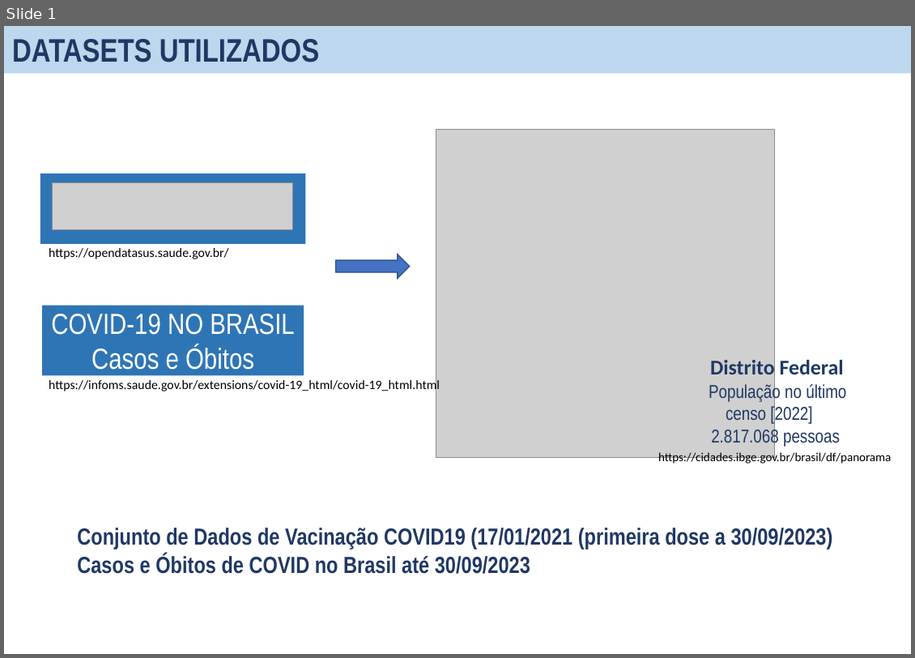
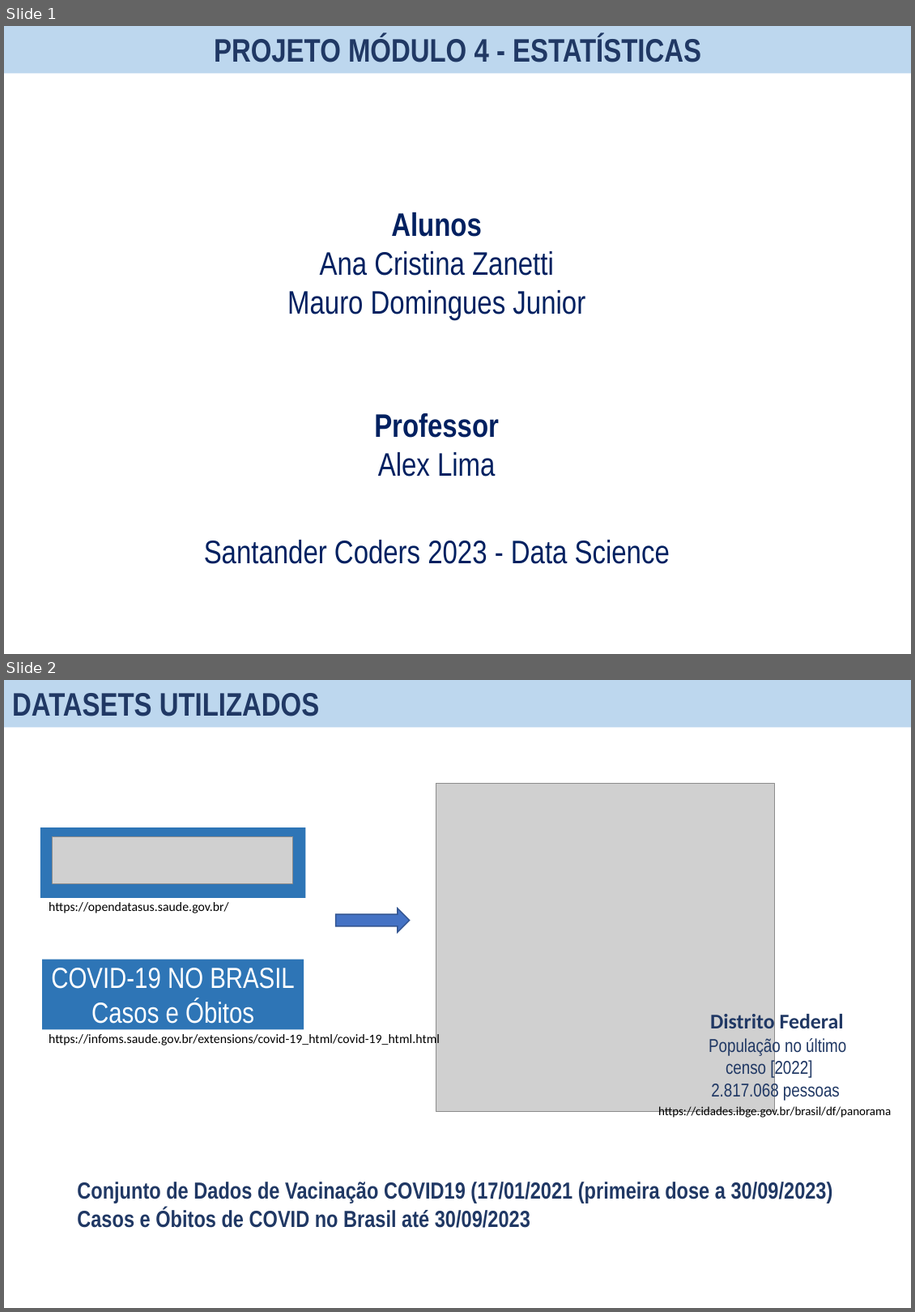
Before and after one commit to maurodomingues/Vacinacao_COVID19_DF, a slide deck: Projeto_Módulo_4_Estatistica.pptx. Shown one above the other, each under a label of ours: slide 1 before the commit, slides 1 and 2 after it. The pictures are 915x658 and 915x1312 pixels, drawn with LibreOffice and Linux fonts; fonts in the diff are those of the drawing; grey boxes stand for pictures. Boxes give left, top, right and bottom in pixels: in the first picture for what was removed or moved away, otherwise in the second. Text is boxed around its words. In the diff, an @@ line names an element or a change of style, - is before the commit and + after.

Commit message:
refact: Alteração
inclusao de capa

```diff
--- a/Projeto_Módulo_4_Estatistica.pptx
+++ b/Projeto_Módulo_4_Estatistica.pptx
@@ slide 1 added at box(4, 26, 911, 654), background #FFFFFF @@
@@ rectangle added at box(4, 26, 911, 73), fill #BDD7EE, 28 pt, text #203864, bold @@
+PROJETO MÓDULO 4 - ESTATÍSTICAS
@@ text added at box(288, 212, 586, 320), 28 pt, text #002060 @@
+Alunos
+Ana Cristina Zanetti
+Mauro Domingues Junior
@@ text added at box(374, 413, 499, 476), 28 pt, text #002060, bold @@
+Professor
+Alex Lima
@@ text added at box(204, 540, 670, 564), 28 pt, text #002060 @@
+Santander Coders 2023 - Data Science
@@ what was slide 1 is now slide 2 @@
```
